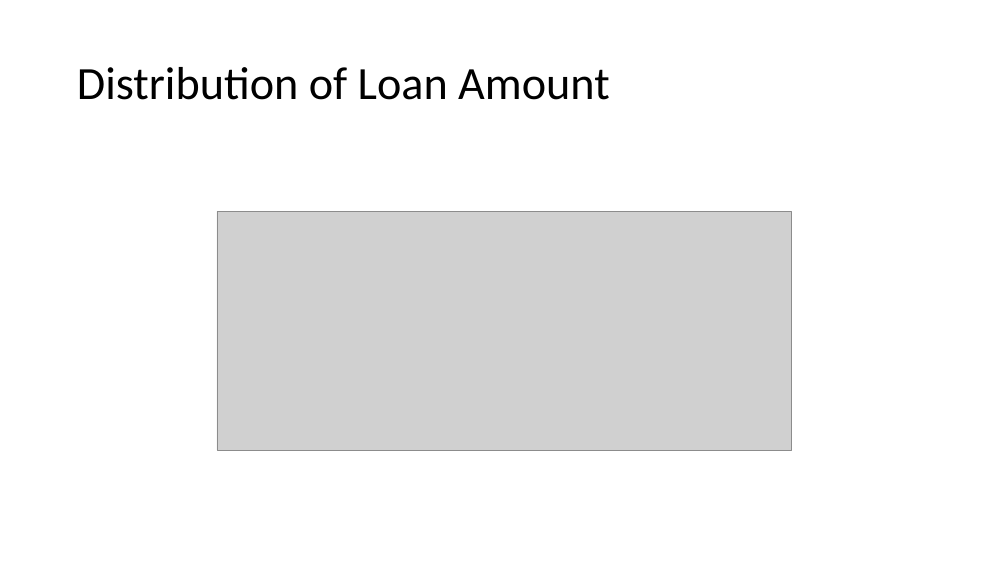
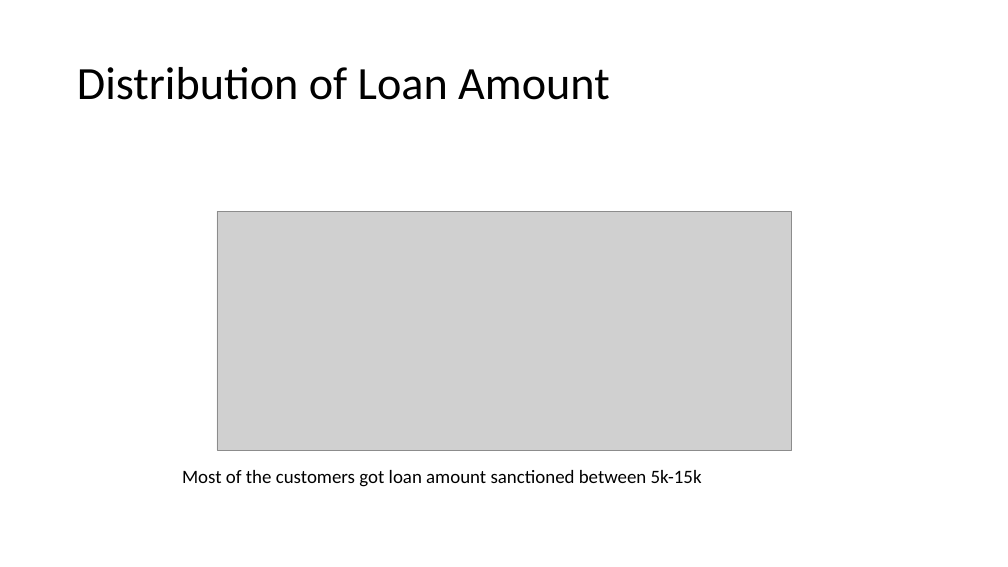
Before and after one commit to vjereme/Lending_Club_CaseStudy, a slide deck: slide 8 of Lending_Club_CaseStudy_Syed_Jereme.pptx. Drawn at 1008x567 pixels with LibreOffice and Linux fonts; fonts in the diff are those of the drawing; grey boxes stand for pictures. Boxes give left, top, right and bottom in pixels: in the first picture for what was removed or moved away, otherwise in the second. Text is boxed around its words. In the diff, an @@ line names an element or a change of style, - is before the commit and + after.

```diff
--- a/Lending_Club_CaseStudy_Syed_Jereme.pptx
+++ b/Lending_Club_CaseStudy_Syed_Jereme.pptx
@@ text added at [182, 470, 702, 487], 18 pt, text #000000 @@
+Most of the customers got loan amount sanctioned between 5k-15k
```
Also in this commit, not shown: 8 other slides changed, 10 slides added, 3 slides removed.
